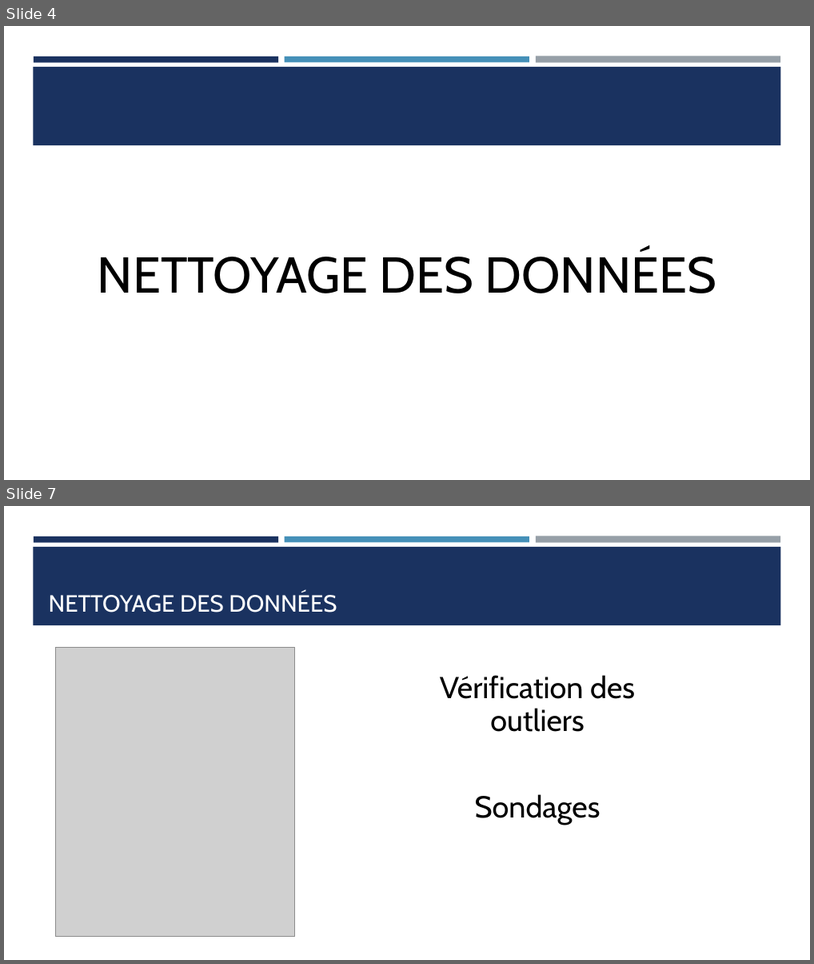
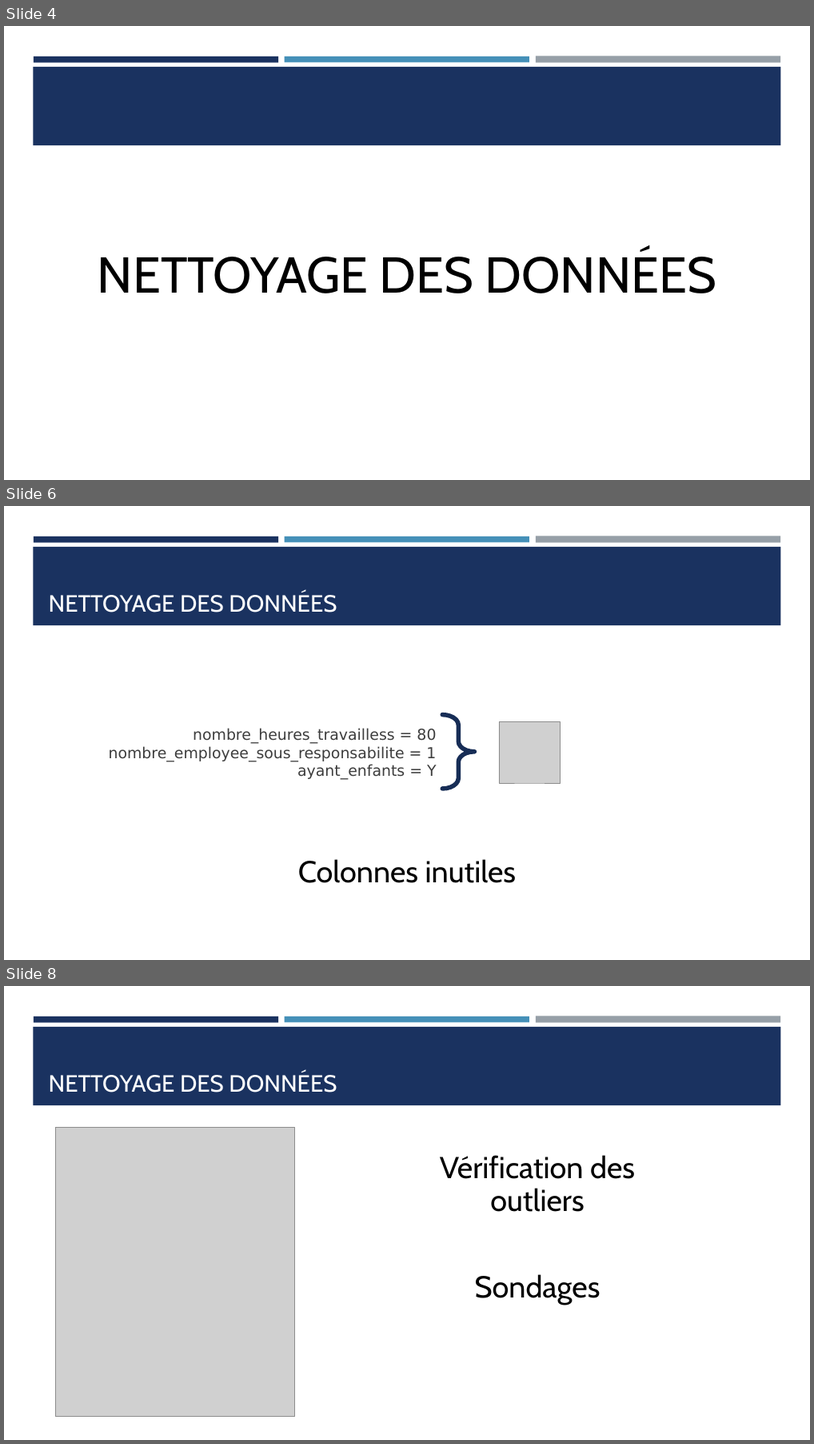
Before and after one commit to Ace4teaM/OCR-NovaTech, a slide deck: Presentation.pptx. Shown one above the other, each under a label of ours: slides 4 and 7 before the commit, slides 4, 6 and 8 after it; the slides between them are not shown. The pictures are 814x964 and 814x1444 pixels, drawn with LibreOffice and Linux fonts; fonts in the diff are those of the drawing; grey boxes stand for pictures. Boxes give left, top, right and bottom in pixels: in the first picture for what was removed or moved away, otherwise in the second. Text is boxed around its words. In the diff, an @@ line names an element or a change of style, - is before the commit and + after.

```diff
--- a/Presentation.pptx
+++ b/Presentation.pptx
@@ slide 6 added at [4, 506, 810, 960], background #FFFFFF; not listed: 4 template elements that a slide beside it also shows @@
@@ title added at [49, 592, 337, 612], 28 pt, text #FFFFFF @@
+NETTOYAGE DES DONNÉES
@@ right brace added at [442, 715, 474, 788], outline #172D56 5.25 pt @@
@@ text added at [109, 728, 437, 780], 18 pt, text #3D3D3D @@
+nombre_heures_travailless = 80
+nombre_employee_sous_responsabilite = 1
+ayant_enfants = Y
@@ picture added at [499, 722, 561, 783] @@
@@ text added at [298, 859, 516, 883], 36 pt, text #000000 @@
+Colonnes inutiles
@@ what was slide 7 is now slide 8 @@
```
Also in this commit, not shown: 6 slides changed, 8 other slides added, 4 slides removed, 6 other files.
